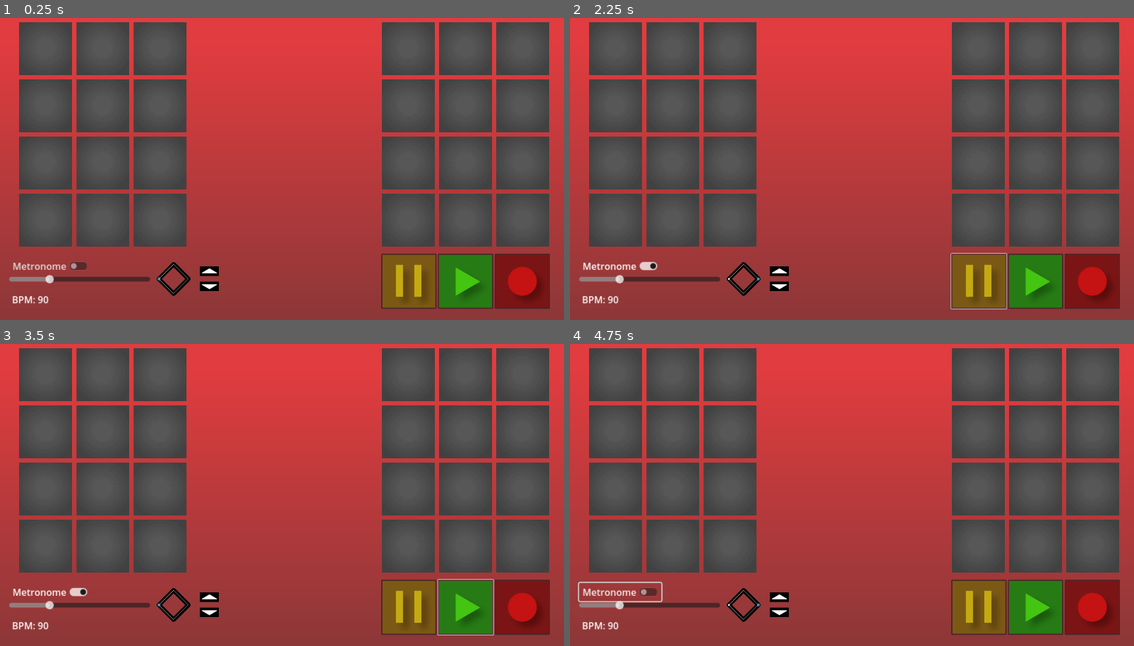
Above: before the commit, frames 1-4 (two rows, left to right).
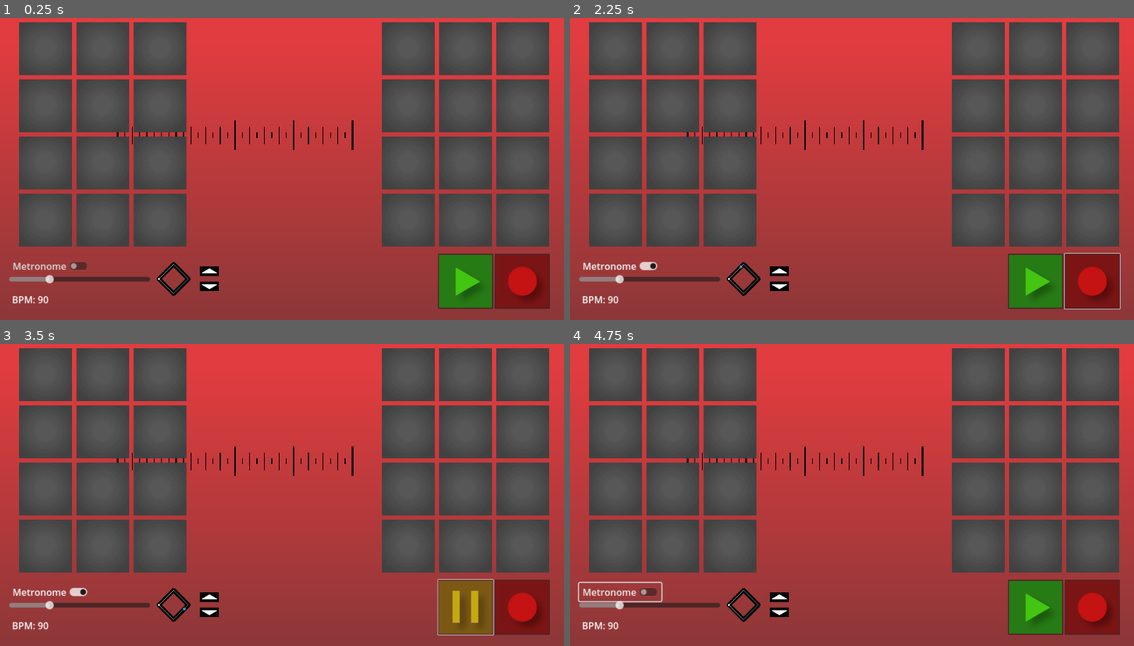
Above: after the commit, the same moments.

Repository: avery-gallant/hci-group-project
Game: Godot game, scene res://scenes/station.tscn
Two runs of this game, one before a commit and one after it. Both use one fixed random seed, a clock stepped at 60 frames per second and the inputs below.
Inputs (mouse positions are in pixels of both pictures, inside the frame that each line leads up to):
- Up to frame 1 (0.25 s): no input
- Up to frame 2 (2.25 s): click "Metronome" at 0.5 s; click (1094, 280) at 1.25 s; click (976, 280) at 2.02 s
- Up to frame 3 (3.5 s): click (468, 606) at 2.75 s
- Up to frame 4 (4.75 s): click (1038, 606) at 3.5 s; click "Metronome" at 4.25 s

The runs differ from the first frame. In frame 1, 2.1% of the frame differs, in the area x 20-78%, y 33-97%; in frame 2, 2.2%; in frame 3, 3.7%, in the area x 20-88%, y 33-97%; in frame 4, 2.1%.

Commit message:
bunch of shit fuck you

Diff:
--- a/Hci project/project.godot
+++ b/Hci project/project.godot
@@ -19,7 +19,6 @@
 
 window/size/viewport_width=1920
 window/size/viewport_height=1080
-window/size/mode=3
 
 [input_devices]
 
--- a/Hci project/scenes/metronome.tscn
+++ b/Hci project/scenes/metronome.tscn
@@ -38,6 +38,7 @@
 text = "BPM : 90"
 
 [node name="Timer" type="Timer" parent="."]
+autostart = true
 
 [node name="sound1" type="AudioStreamPlayer2D" parent="."]
 stream = ExtResource("3_0gny5")
--- /dev/null
+++ b/Hci project/scenes/node_2d.gd
@@ -0,0 +1,46 @@
+extends Node2D
+
+@export var tlX:int
+@export var tlY:int
+@export var len:int
+var tlPos
+var timeSig = 4
+var notes = {}
+# Called when the node enters the scene tree for the first time.
+func _ready() -> void:
+	pass#queue_redraw()
+
+
+# Called every frame. 'delta' is the elapsed time since the previous frame.
+func _process(delta: float) -> void:
+	pass
+
+func _draw() -> void:
+	for i in timeSig:
+		var n = (float(i)/timeSig)*len
+		draw_line(Vector2(tlX+n,tlY),Vector2(tlX+n,tlY+100),Color("000000"),6)
+		for j in 4:
+			var m = (float(j+1)/4)*(float(len)/timeSig)
+			var l = (float(1)/8)*(float(len)/timeSig)
+			draw_line(Vector2(tlX+n+m,tlY+20),Vector2(tlX+n+m,tlY+80),Color("000000"),3)
+			draw_line(Vector2(tlX+n+m-l,tlY+40),Vector2(tlX+n+m-l,tlY+60),Color("000000"),3)
+	draw_line(Vector2(tlX+len,tlY),Vector2(tlX+len,tlY+100),Color("000000"),6)
+	for i in notes.keys():
+		for j in len(notes[i]):
+			var y=tlY+50-float(len(notes[i])-1)*10/2+j*10
+			var n = float(i)/(timeSig*8)*len
+			draw_circle(Vector2(tlX+n,y),5,Color("ffffff"))
+	#draw_line(Vector2(tlX,tlY+50),Vector2(tlX+len,tlY+50),Color("000000"),10)
+
+func updateNotes(notesIn):
+	notes = notesIn
+	queue_redraw()
+
+func updateTimeSig(dir):
+	timeSig+=dir
+	if (timeSig<1):
+		timeSig=1
+	elif (timeSig>12):
+		timeSig=12
+	else:
+		queue_redraw()
--- a/Hci project/scenes/soundbutton.tscn
+++ b/Hci project/scenes/soundbutton.tscn
@@ -22,7 +22,12 @@
 root_subfolder = "souds"
 filters = PackedStringArray("*.wav")
 
+[node name="Timer2" type="Timer" parent="."]
+wait_time = 0.047
+one_shot = true
+
 [connection signal="pressed" from="." to="." method="_on_pressed"]
 [connection signal="released" from="." to="." method="_on_released"]
 [connection signal="timeout" from="Timer" to="." method="_on_timer_timeout"]
 [connection signal="file_selected" from="FileDialog" to="." method="_on_file_dialog_file_selected"]
+[connection signal="timeout" from="Timer2" to="." method="_on_timer_2_timeout"]
--- a/Hci project/scenes/station.gd
+++ b/Hci project/scenes/station.gd
@@ -1,11 +1,70 @@
 extends Node2D
+
+var sttime
+var timeArr = {}
+var bpm
+var noteCount =0
+var rec = false
+var buttonArr
+var play = false
+var a = Image.load_from_file("res://texture/pausebutton.png");
+var b = Image.load_from_file("res://texture/playbutton.png");
+var playIcon = ImageTexture.create_from_image(a);
+var pauseIcon = ImageTexture.create_from_image(b);
 
 
 # Called when the node enters the scene tree for the first time.
 func _ready() -> void:
-	pass # Replace with function body.
+	$soundButtons/grid1/SoundButton.pressed.connect(notePress.bind(1))
+	$soundButtons/grid1/SoundButton2.pressed.connect(notePress.bind(2))
+	$soundButtons/grid1/SoundButton3.pressed.connect(notePress.bind(3))
+	$soundButtons/grid1/SoundButton4.pressed.connect(notePress.bind(4))
+	$soundButtons/grid1/SoundButton5.pressed.connect(notePress.bind(5))
+	$soundButtons/grid1/SoundButton6.pressed.connect(notePress.bind(6))
+	$soundButtons/grid1/SoundButton7.pressed.connect(notePress.bind(7))
+	$soundButtons/grid1/SoundButton8.pressed.connect(notePress.bind(8))
+	$soundButtons/grid1/SoundButton9.pressed.connect(notePress.bind(9))
+	$soundButtons/grid1/SoundButton10.pressed.connect(notePress.bind(10))
+	$soundButtons/grid1/SoundButton11.pressed.connect(notePress.bind(11))
+	$soundButtons/grid1/SoundButton12.pressed.connect(notePress.bind(12))
 
+	bpm=$metronome.bpm
+	$metronome/Timer.timeout.connect(_on_timer_timeout)
+	$metronome/TSDN.pressed.connect($tl.updateTimeSig.bind(-1))
+	$metronome/TSUP.pressed.connect($tl.updateTimeSig.bind(1))
+	sttime = Time.get_ticks_msec()
+
+	buttonArr = [$soundButtons/grid1/SoundButton,$soundButtons/grid1/SoundButton2,$soundButtons/grid1/SoundButton3,$soundButtons/grid1/SoundButton4,$soundButtons/grid1/SoundButton5,$soundButtons/grid1/SoundButton6,$soundButtons/grid1/SoundButton7,$soundButtons/grid1/SoundButton8,$soundButtons/grid1/SoundButton9,$soundButtons/grid1/SoundButton10,$soundButtons/grid1/SoundButton11,$soundButtons/grid1/SoundButton12]
 
 # Called every frame. 'delta' is the elapsed time since the previous frame.
 func _process(delta: float) -> void:
 	pass
+
+func notePress(id):
+	if (rec):
+		if(timeArr.has(noteCount)):
+			for i in timeArr[noteCount]:
+				if i == id:
+					return
+			timeArr[noteCount]+=[id]
+		else:
+			timeArr[noteCount]=[id]
+		$tl.updateNotes(timeArr)
+
+func _on_timer_timeout() -> void:
+	noteCount+=1
+	if (noteCount>=8*$metronome.timeSig):
+		noteCount=0
+	if(timeArr.has(noteCount)&&play):
+		for item in timeArr[noteCount]:
+			buttonArr[item-1].playNote()
+
+func _on_record_button_pressed() -> void:
+	rec = !rec
+
+func _on_play_button_pressed() -> void:
+	play = !play
+	if play:
+		$PlayButton.icon=pauseIcon
+	else:
+		$PlayButton.icon=playIcon
--- a/Hci project/scenes/station.tscn
+++ b/Hci project/scenes/station.tscn
@@ -1,5 +1,6 @@
-[gd_scene load_steps=10 format=3 uid="uid://4sdb1k7368h3"]
+[gd_scene load_steps=11 format=3 uid="uid://4sdb1k7368h3"]
 
+[ext_resource type="Script" path="res://scenes/station.gd" id="1_87bjf"]
 [ext_resource type="Texture2D" uid="uid://c3pochkd1tv15" path="res://texture/background.png" id="1_ya6gq"]
 [ext_resource type="Script" path="res://scenes/grid_1.gd" id="2_hsirv"]
 [ext_resource type="PackedScene" uid="uid://bkqm36ehhqyxk" path="res://scenes/soundbutton.tscn" id="2_y2sr4"]
@@ -8,9 +9,10 @@
 [ext_resource type="Texture2D" uid="uid://ddyup8d3jy758" path="res://texture/Screenshot 2024-11-02 173809.png" id="5_kq2bn"]
 [ext_resource type="Texture2D" uid="uid://cdgcppj157fxi" path="res://texture/recorodbutton.png" id="7_kwopj"]
 [ext_resource type="Texture2D" uid="uid://bei7c0xt3niuq" path="res://texture/pausebutton.png" id="8_i3kg2"]
-[ext_resource type="Texture2D" uid="uid://bm6a48uv0r3tc" path="res://texture/playbutton.png" id="9_gleya"]
+[ext_resource type="Script" path="res://scenes/node_2d.gd" id="10_ex8ua"]
 
 [node name="Station" type="Node2D"]
+script = ExtResource("1_87bjf")
 
 [node name="background" type="Sprite2D" parent="."]
 z_as_relative = false
@@ -27,39 +29,51 @@
 
 [node name="SoundButton" parent="soundButtons/grid1" instance=ExtResource("2_y2sr4")]
 z_index = 1
+id = 1
 
 [node name="SoundButton2" parent="soundButtons/grid1" instance=ExtResource("2_y2sr4")]
 z_index = 1
+id = 2
 
 [node name="SoundButton3" parent="soundButtons/grid1" instance=ExtResource("2_y2sr4")]
 z_index = 1
+id = 3
 
 [node name="SoundButton4" parent="soundButtons/grid1" instance=ExtResource("2_y2sr4")]
 z_index = 1
+id = 4
 
 [node name="SoundButton5" parent="soundButtons/grid1" instance=ExtResource("2_y2sr4")]
 z_index = 1
+id = 5
 
 [node name="SoundButton6" parent="soundButtons/grid1" instance=ExtResource("2_y2sr4")]
 z_index = 1
+id = 6
 
 [node name="SoundButton7" parent="soundButtons/grid1" instance=ExtResource("2_y2sr4")]
 z_index = 1
+id = 7
 
 [node name="SoundButton8" parent="soundButtons/grid1" instance=ExtResource("2_y2sr4")]
 z_index = 1
+id = 8
 
 [node name="SoundButton9" parent="soundButtons/grid1" instance=ExtResource("2_y2sr4")]
 z_index = 1
+id = 9
 
 [node name="SoundButton10" parent="soundButtons/grid1" instance=ExtResource("2_y2sr4")]
 z_index = 1
+id = 10
 
 [node name="SoundButton11" parent="soundButtons/grid1" instance=ExtResource("2_y2sr4")]
 z_index = 1
+id = 11
 
 [node name="SoundButton12" parent="soundButtons/grid1" instance=ExtResource("2_y2sr4")]
 z_index = 1
+id = 12
 
 [node name="grid2" type="Node2D" parent="soundButtons"]
 script = ExtResource("4_6etgw")
@@ -133,9 +147,11 @@
 offset_bottom = 1042.0
 icon = ExtResource("8_i3kg2")
 
-[node name="PauseButton" type="Button" parent="."]
-offset_left = 1298.0
-offset_top = 854.0
-offset_right = 1486.0
-offset_bottom = 1042.0
-icon = ExtResource("9_gleya")
+[node name="tl" type="Node2D" parent="."]
+script = ExtResource("10_ex8ua")
+tlX = 400
+tlY = 400
+len = 800
+
+[connection signal="pressed" from="RecordButton" to="." method="_on_record_button_pressed"]
+[connection signal="pressed" from="PlayButton" to="." method="_on_play_button_pressed"]
--- a/Hci project/scripts/TouchScreenButton.gd
+++ b/Hci project/scripts/TouchScreenButton.gd
@@ -2,7 +2,7 @@
 var music
 var audio_loader
 @onready var fd_get = $FileDialog
-
+@export var id:int
 
 var c = Image.load_from_file("res://texture/button_pressed_empty.png");
 var d = Image.load_from_file("res://texture/button_empty.png");
@@ -15,9 +15,12 @@
 var empty_depressed = ImageTexture.create_from_image(d);
 var empty_pressed = ImageTexture.create_from_image(c);
 
+var depressedIcon = empty_depressed
+var pressedIcon = empty_pressed
+
 # Called when the node enters the scene tree for the first time.
 func _ready():
-	print(empty_depressed)
+
 	texture_normal = empty_depressed
 	texture_pressed = empty_pressed
 	fd_get.visible=false
@@ -46,5 +49,17 @@
 	music.set_stream(audio_loader.loadfile(path))
 	music.volume_db = 1
 	music.pitch_scale = 1
+	depressedIcon = full_depressed
+	pressedIcon = full_pressed
 	texture_normal = full_depressed
 	texture_pressed = full_pressed
+
+func playNote() -> void:
+	music.play()
+	$Timer2.start()
+	texture_normal=pressedIcon
+
+
+
+func _on_timer_2_timeout() -> void:
+	texture_normal=depressedIcon
--- a/Hci project/scripts/metronome.gd
+++ b/Hci project/scripts/metronome.gd
@@ -5,15 +5,19 @@
 @export var shapeOffsetX : int
 @export var shapeOffsetY : int
 @export var shapeScale : int
+
 var beat : int
 var shapePts : PackedVector2Array = []
 var shape
 var innerShape
 var beatPt : Vector2
+var noteCount=0
+var on = false
+
 func _ready():
 	beat = -1
 	bpm = $bpmSlider.value
-	$Timer.wait_time = 60/bpm
+	$Timer.wait_time=(1/(bpm/60))/8
 	$bpmSlider/Label.text = str(bpm)
 
 	shape = Line2D.new()
@@ -39,39 +43,40 @@
 		innerShape.add_point(pt)
 
 func _process(delta):
-	beatPt = shapePts[beat].lerp(shapePts[(1 + beat)%timeSig], (($Timer.wait_time-$Timer.time_left)/$Timer.wait_time)**8)
+	beatPt = shapePts[beat].lerp(shapePts[(1 + beat)%timeSig], ((($Timer.wait_time*noteCount)+$Timer.wait_time-$Timer.time_left)/($Timer.wait_time*8))**8)
 	queue_redraw()
 
 func _on_timer_timeout():
-	beat = (1 + beat)%timeSig
-	match beat:
-		0: $sound1.play()
-		_: $sound2.play()
 
-func _on_bpm_slider_value_changed(value):
-	bpm = value
-	$Timer.wait_time = 60/bpm
+	noteCount+=1
+	if (noteCount==8):
+		noteCount=0
+		beat = (1 + beat)%timeSig
+		if (on):
+			match beat:
+				0: $sound1.play()
+				_: $sound2.play()
 
 func _on_toggle_metronome_toggled(toggled_on):
-	if(toggled_on):
-		$sound1.play()
-		$Timer.start()
-		beat = 0
-	else:
-		$Timer.stop()
+	on=toggled_on
 
 func _draw() -> void:
 	var godot_blue : Color = Color("478cbf")
 	draw_circle(shapePts[0],3,Color("ffffff"))
-	draw_circle(beatPt,5,godot_blue)
+	if (on):
+		draw_circle(beatPt,5,godot_blue)
 
 func _on_tsup_pressed() -> void:
-	timeSig+=1
-	setPts()
+	if (timeSig<12):
+		timeSig+=1
+		setPts()
 
 func _on_tsdn_pressed() -> void:
-	timeSig-=1
-	setPts()
+	if timeSig>1:
+		timeSig-=1
+		if (beat>=timeSig):
+			beat=timeSig-1
+		setPts()
 
 func setPts():
 	shapePts.clear()
@@ -83,3 +88,7 @@
 		shapePts.append(pt)
 		shape.add_point(pt)
 		innerShape.add_point(pt)
+
+
+func _on_bpm_slider_value_changed(value: float) -> void:
+	$Timer.wait_time=(1/(value/60))/8
